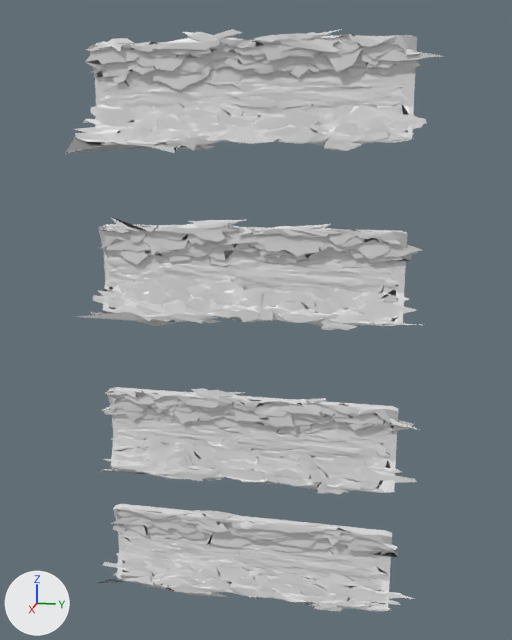
Two versions of the FBX model Walls.fbx, one commit apart.
One viewpoint serves both versions: a 50 mm lens placed at (596.0, 127.0, 261.0), pointed at (-13.0, 5.0, 109.0). Lighting does not change. The marker at lower left points along +X, +Y and +Z. Where no turn or scale is listed for an object, it has been applied to the vertices.

Before the edit, the objects in view are built like this:
```python
me_cube = bpy.data.meshes.new('Cube')
me_cube.from_pydata(...)  # 2782 vertices, 2663 faces; spans x -3.07..1.27, y -1.14..1.15, z -1.17..1.19
me_cube.materials.append(mat_material)  # white #e7e7e7
me_cube_001 = bpy.data.meshes.new('Cube.001')
me_cube_001.from_pydata(...)  # 2782 vertices, 2663 faces; spans x -14.0..6.0, y -164.0..155.0, z -51.0..47.0
me_cube_001.materials.append(mat_material)  # white #e7e7e7
me_cube_002 = bpy.data.meshes.new('Cube.002')
me_cube_002.from_pydata(...)  # 2782 vertices, 2663 faces; spans x -14.0..6.0, y -162.0..157.0, z -49.0..48.0
me_cube_002.materials.append(mat_material)  # white #e7e7e7
me_cube_003 = bpy.data.meshes.new('Cube.003')
me_cube_003.from_pydata(...)  # 2782 vertices, 2663 faces; spans x -14.0..6.0, y -157.0..161.0, z -50.0..47.0
me_cube_003.materials.append(mat_material)  # white #e7e7e7
ob_cube = bpy.data.objects.new('Cube', me_cube)
ob_cube.location = (0.0, 0.0, 0.0)
ob_cube.scale = (4.4, 134.0, 39.5)
ob_cube_001 = bpy.data.objects.new('Cube.001', me_cube_001)
ob_cube_001.location = (0.0, 0.0, 154.0)
ob_cube_002 = bpy.data.objects.new('Cube.002', me_cube_002)
ob_cube_002.location = (0.0, 0.0, 304.0)
ob_cube_003 = bpy.data.objects.new('Cube.003', me_cube_003)
ob_cube_003.location = (0.0, 0.0, -121.0)
```
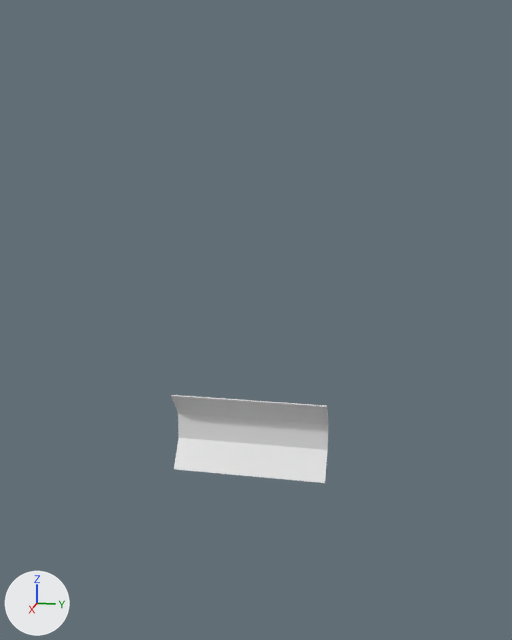
Edits to the bpy script that builds the scene:
```text
Change me_cube:
    used by ob_cube; location = (0.0, 0.0, 0.0); scale = (4.4, 134.0, 39.5)
    remove me_cube.from_pydata(...)  # 2782 vertices, 2663 faces; spans x -3.07..1.27, y -1.14..1.15, z -1.17..1.19
    remove me_cube.materials.append(mat_material)  # white #e7e7e7
    add me_cube.from_pydata(...)  # 10040 vertices, 9846 faces; spans x -14.41..1.0, y -1.0..1.0, z -1.0..1.0
    me_cube part 1: 2782 vertices removed from x -3.07..1.27, y -1.14..1.15, z -1.17..1.19; 10040 vertices added at x -14.41..1.0, y -1.0..1.0, z -1.0..1.0
    me_cube part 2: the surface is now shaded flat
Remove ob_cube_001:
    ob_cube_001 = bpy.data.objects.new('Cube.001', me_cube_001)
    ob_cube_001.location = (0.0, 0.0, 154.0)
Remove ob_cube_003:
    ob_cube_003 = bpy.data.objects.new('Cube.003', me_cube_003)
    ob_cube_003.location = (0.0, 0.0, -121.0)
Remove ob_cube_002:
    ob_cube_002 = bpy.data.objects.new('Cube.002', me_cube_002)
    ob_cube_002.location = (0.0, 0.0, 304.0)
Change ob_cube:
    ob_cube.scale: (4.4, 134.0, 39.5) -> (1.34, 71.8, 36.9)
```

Boxes [x1, y1, x2, y2] around the edits, measured in the pictures (512 x 640 px):
'Cube.002', deleted
    before: [66, 29, 443, 153]
'Cube.001', deleted
    before: [76, 217, 422, 330]
'Cube', reshaped, rescaled (52% narrower, 18% shorter)
    before: [95, 387, 419, 494]
    after: [172, 395, 328, 483]
'Cube.003', deleted
    before: [99, 504, 416, 611]
part 1 of me_cube, built on
    before: [99, 387, 419, 494]
    after: [172, 395, 328, 483]
